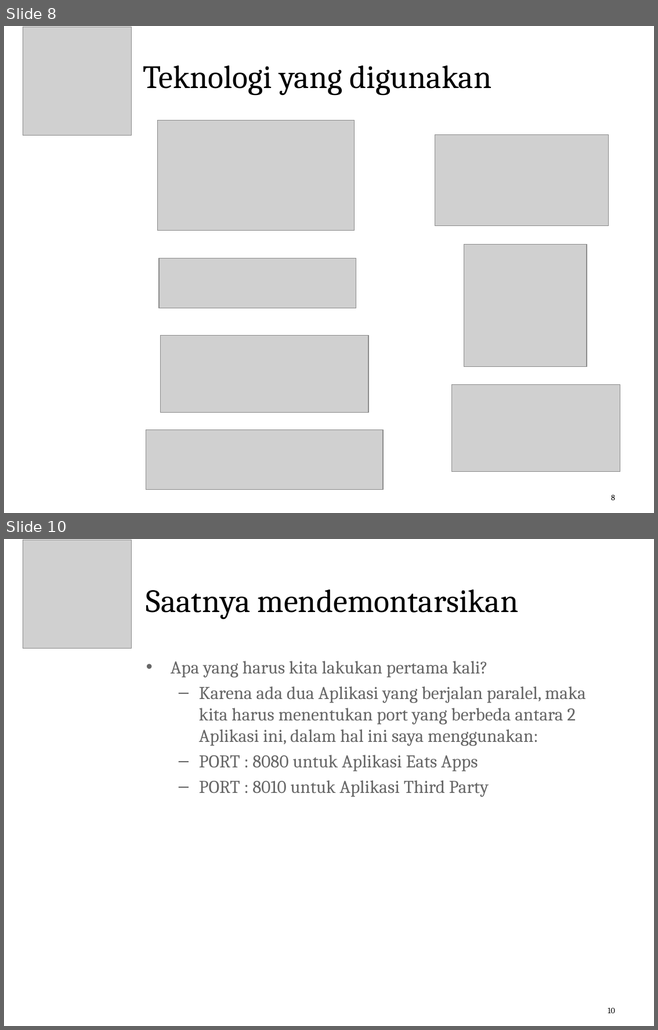
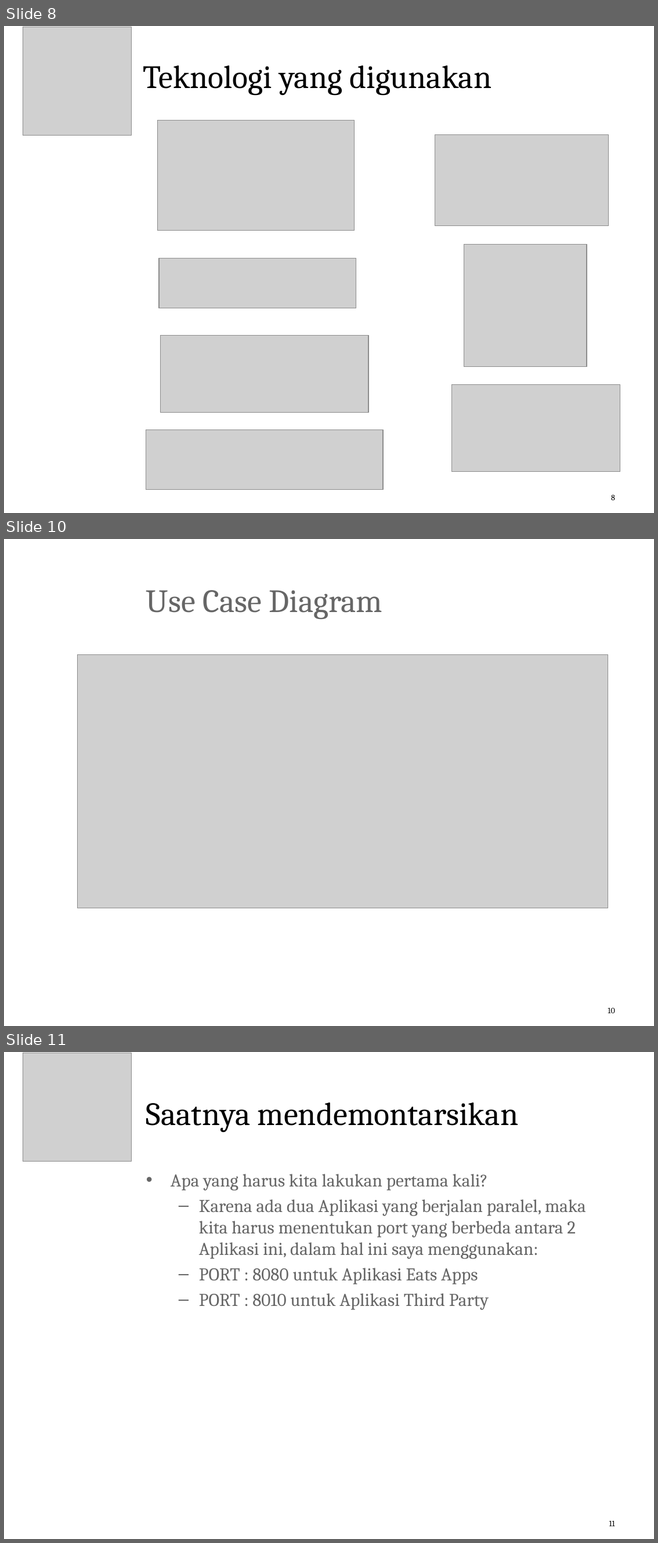
Before and after one commit to cahya93/final-project-java-backend, a slide deck: Final Project Backend Java.pptx. Shown one above the other, each under a label of ours: slides 8 and 10 before the commit, slides 8, 10 and 11 after it; the slides between them are not shown. The pictures are 658x1030 and 658x1543 pixels, drawn with LibreOffice and Linux fonts; fonts in the diff are those of the drawing; grey boxes stand for pictures; background and template pictures are left out. Boxes give left, top, right and bottom in pixels: in the first picture for what was removed or moved away, otherwise in the second. Text is boxed around its words. In the diff, an @@ line names an element or a change of style, - is before the commit and + after.

```diff
--- a/Final Project Backend Java.pptx
+++ b/Final Project Backend Java.pptx
@@ slide 10 added at (4,539,654,1026), background picture (left out) @@
@@ title added at (146,590,383,619), 36 pt, text #666666 @@
+Use Case Diagram
@@ picture added at (78,654,608,908) @@
@@ page number added at (607,1008,614,1013), 9 pt, text #000000 @@
+10
@@ what was slide 10 is now slide 11 @@
@@ page number at (609,1521,615,1526): text changed @@
-10
+11
```
Also in this commit, not shown: 4 slides changed, 10 other files.
